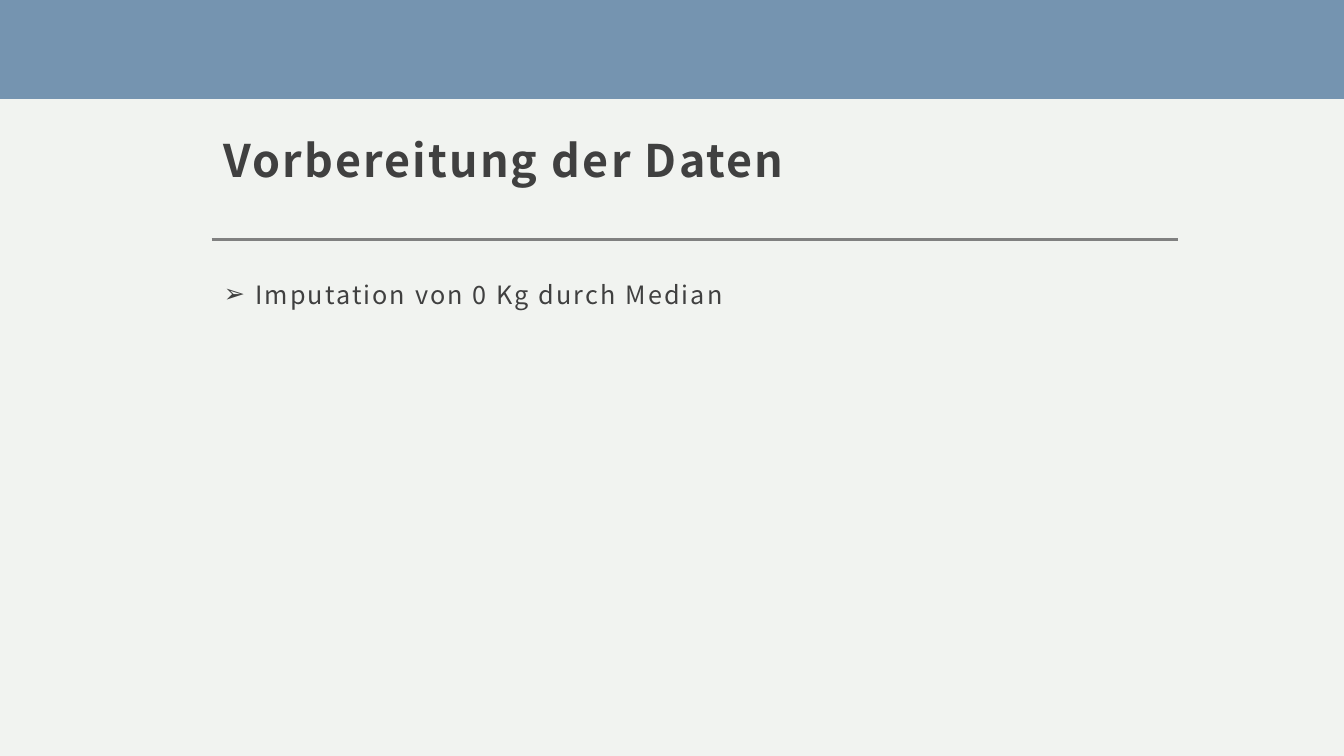
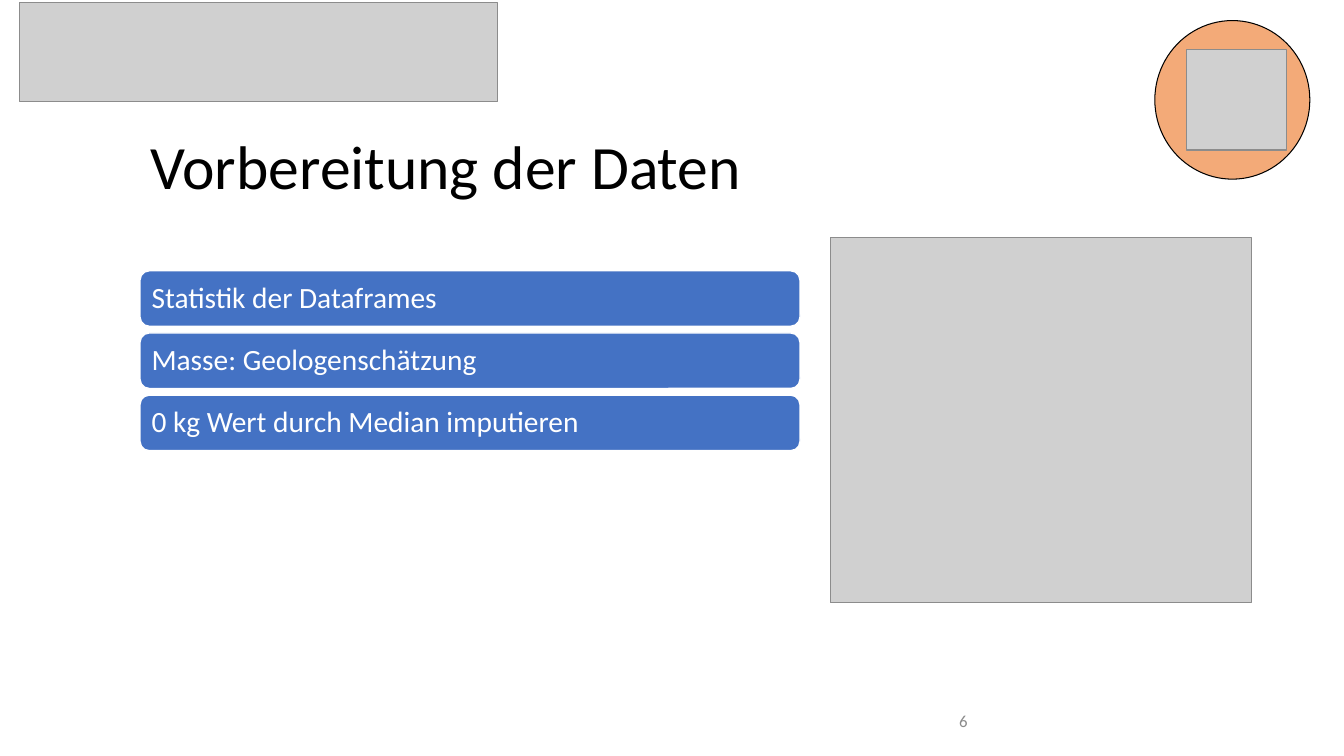
Before and after one commit to 7ben18/FHNW_Steinschlagrisiko, a slide deck: slide 6 of Praesentation/Steinschlagrisiko_Präsentation.pptx (slide 5 before the commit). Drawn at 1344x756 pixels with LibreOffice and Linux fonts; fonts in the diff are those of the drawing; grey boxes stand for pictures. Boxes give left, top, right and bottom in pixels: in the first picture for what was removed or moved away, otherwise in the second. Text is boxed around its words. In the diff, an @@ line names an element or a change of style, - is before the commit and + after.

```diff
--- a/Praesentation/Steinschlagrisiko_Präsentation.pptx
+++ b/Praesentation/Steinschlagrisiko_Präsentation.pptx
@@ background #F1F3F0 to #FFFFFF @@
@@ rectangle removed at <box>0,0,1344,99</box> @@
@@ picture added at <box>19,3,498,102</box> @@
@@ ellipse added at <box>1155,20,1311,178</box>, fill #ED7D31 at 65% opacity, outline #000000 0.75 pt @@
@@ picture added at <box>1187,49,1288,150</box> @@
@@ title "Vorbereitung der Daten": place and size @@
-title "Vorbereitung der Daten" at <box>224,140,784,188</box>
+title "Vorbereitung der Daten" at <box>150,146,741,200</box>
@@ title "Vorbereitung der Daten" at <box>150,146,741,200</box>: size 32 to 44 pt, font Noto Sans CJK JP to Calibri, text colour #404040 to #000000, letter spacing 1.5 to 0 pt, bold off; line spacing 1.3 to 0.9; vertical alignment bottom to middle @@
@@ picture added at <box>831,238,1252,603</box> @@
@@ line removed from (212, 240) to (1179, 240) @@
@@ text removed at <box>255,284,723,310</box> @@
-➢ Imputation von 0 Kg durch Median
@@ group added at <box>140,271,801,451</box>: 3 rounded rectangles, 3 texts @@
+Statistik der Dataframes
+Masse: Geologenschätzung
+0 kg Wert durch Median imputieren
@@ page number added at <box>959,716,967,727</box>, 12 pt, text #8C8C8C @@
+6
```
Also in this commit, not shown: 2 other slides changed, 22 slides added, 14 slides removed.
